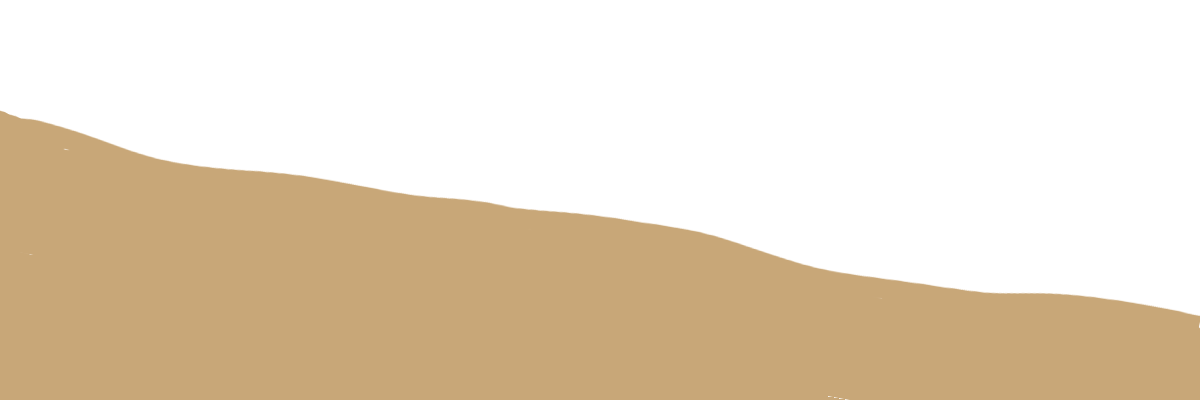
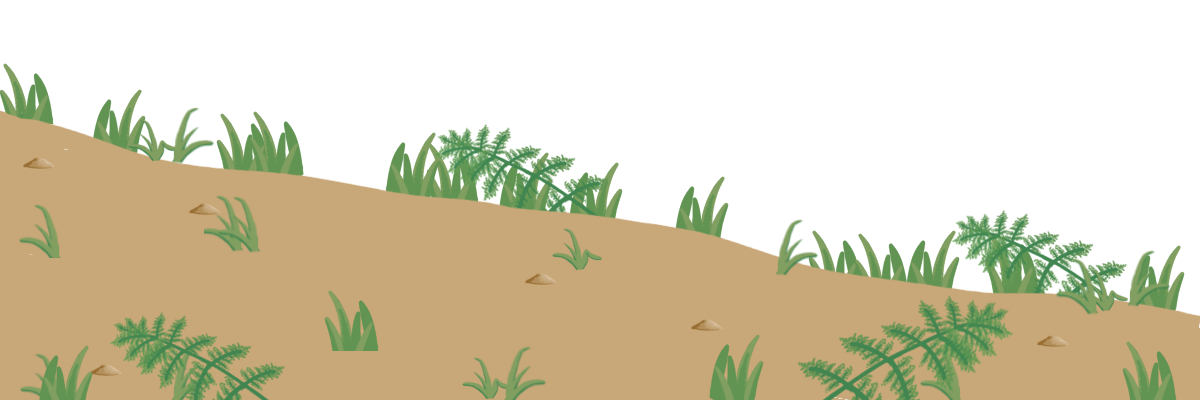
Layers edited between the first and the second 1200x400 image:
added layer "Warstwa #1" above "pzednie" over <box>109,295,1014,400</box>
added layer "pzednie" above "trawki" over <box>39,290,1177,400</box>
renamed "Warstwa #2" to "trawki", painted on it over <box>18,107,1171,400</box>
renamed "Warstwa #1" to "kamyczki", painted on it over <box>22,157,1069,376</box>
added layer "telne papro" above "tene trawy" over <box>433,123,1127,328</box>
added layer "tene trawy" over <box>0,63,1185,313</box>
